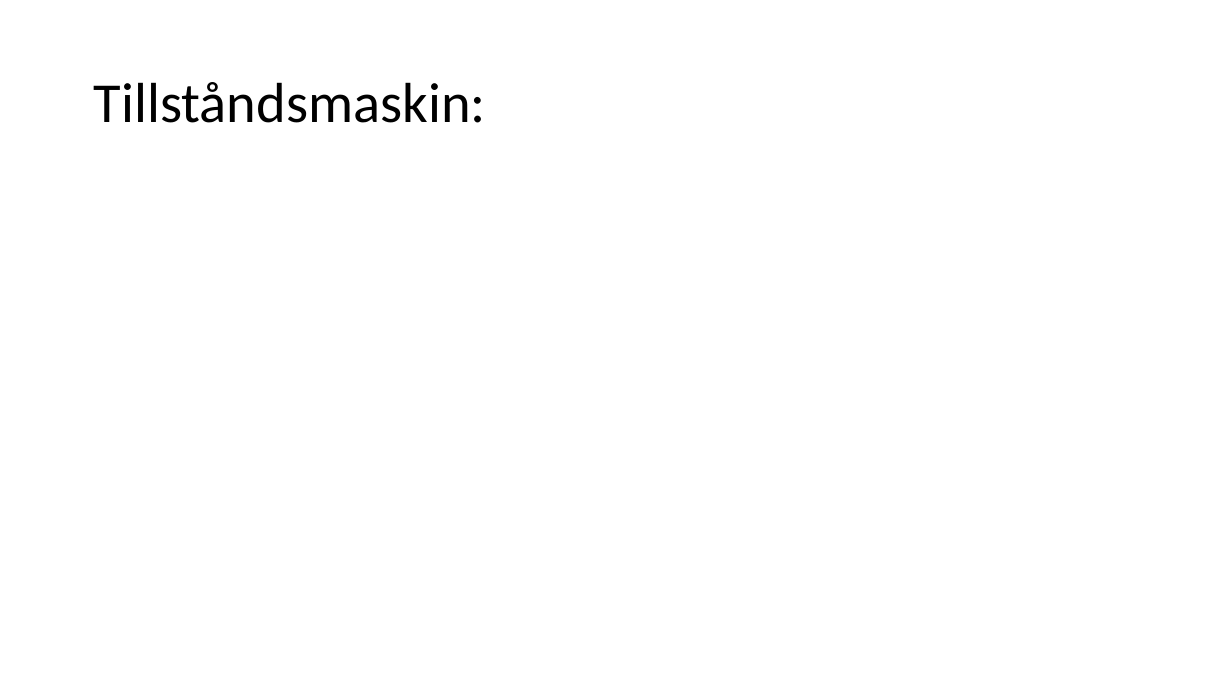
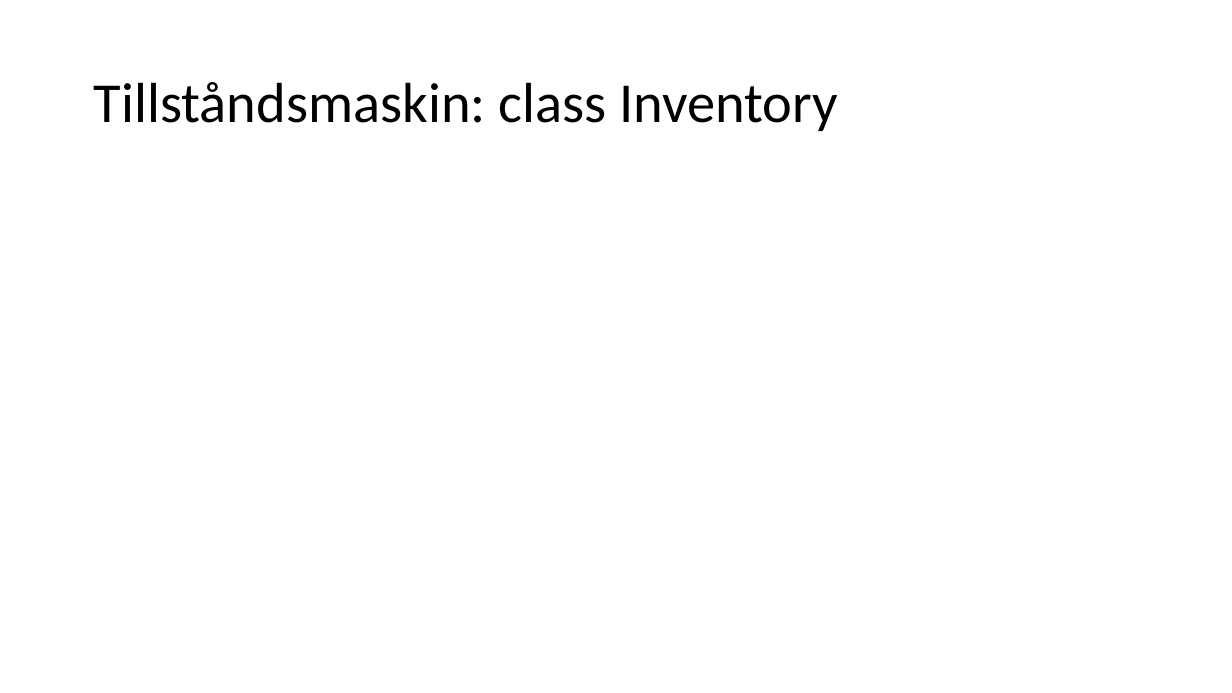
Before and after one commit to hampusidstam/InteGame, a slide deck: slide 21 of docs/Slutredovisning_grp5_v8.pptx. Drawn at 1232x693 pixels with LibreOffice and Linux fonts; fonts in the diff are those of the drawing. Boxes give left, top, right and bottom in pixels: in the first picture for what was removed or moved away, otherwise in the second. Text is boxed around its words. In the diff, an @@ line names an element or a change of style, - is before the commit and + after.

```diff
--- a/docs/Slutredovisning_grp5_v8.pptx
+++ b/docs/Slutredovisning_grp5_v8.pptx
@@ title at bbox=[94, 82, 838, 131]: text changed @@
-Tillståndsmaskin:
+Tillståndsmaskin: class Inventory
```
Also in this commit, not shown: 8 other slides changed, 1 slide added.
